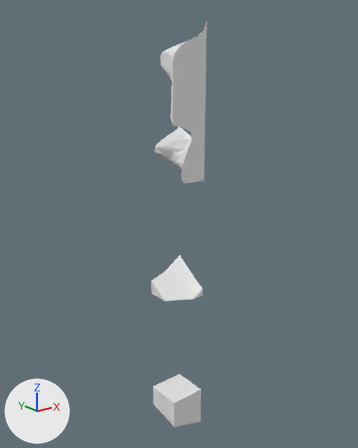
A saved change to the glTF model assets/terrain/surface_pieces/surf_10_7.glb.
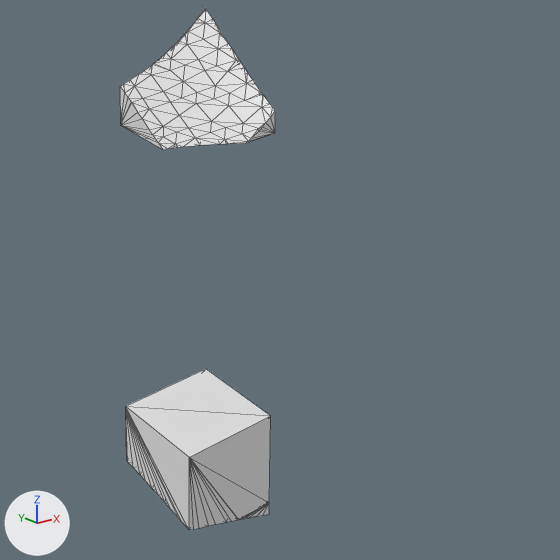
Each version appears first whole from a camera (50 mm lens) standing at (-96.3, 23.5, -5.3) and looking at (-56.7, 73.0, -25.1), and next in a close-up on the part from 31% to 83% of the width and 56% to 98% of the height. Every picture has the same lights, and +X, +Y and +Z are marked at lower left. The last two pictures show the newer version. The close-ups show mesh edges as thin lines. Where no turn or scale is listed for an object, it has been applied to the vertices.

Before the edit, the objects in view are built like this:
```python
me_layer_11 = bpy.data.meshes.new('layer_11')
me_layer_11.from_pydata(...)  # 93 vertices, 182 faces; spans x -60.0..-55.0, y 70.0..75.0, z -55.0..-50.0
me_layer_7 = bpy.data.meshes.new('layer_7')
me_layer_7.from_pydata(...)  # 114 vertices, 224 faces; spans x -60.0..-55.0, y 70.0..75.0, z -35.0..-30.48
ob_layer_11 = bpy.data.objects.new('layer_11', me_layer_11)
ob_layer_11.location = (0.0, 0.0, 0.0)
ob_layer_7 = bpy.data.objects.new('layer_7', me_layer_7)
ob_layer_7.location = (0.0, 0.0, 0.0)
```
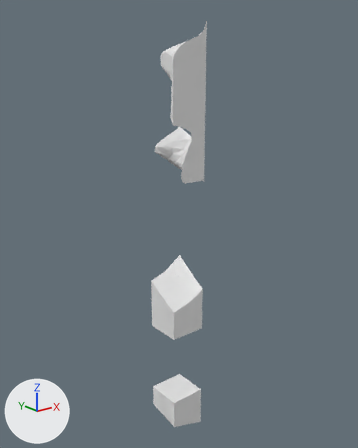
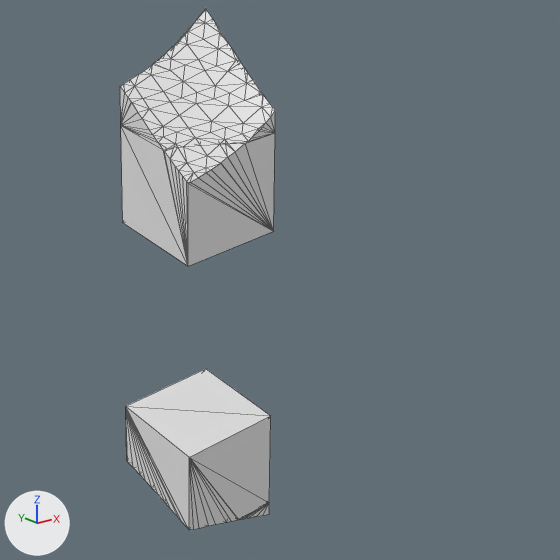
Boxes (x1, y1, x2, y2) around the edits, measured in the close-ups (560 x 560 px):
'layer_8', added
    after: (121, 126, 275, 266)

The change, as a diff of the scene's bpy script:
```diff
--- a/assets/terrain/surface_pieces/surf_10_7.glb.py
+++ b/assets/terrain/surface_pieces/surf_10_7.glb.py
@@ me_layer_8 @@
+me_layer_8.from_pydata(...)  # 36 vertices, 68 faces; spans x -60.0..-55.0, y 70.0..75.0, z -40.0..-35.0
@@ ob_layer_8 @@
+ob_layer_8 = bpy.data.objects.new('layer_8', me_layer_8)
+ob_layer_8.location = (0.0, 0.0, 0.0)
```
